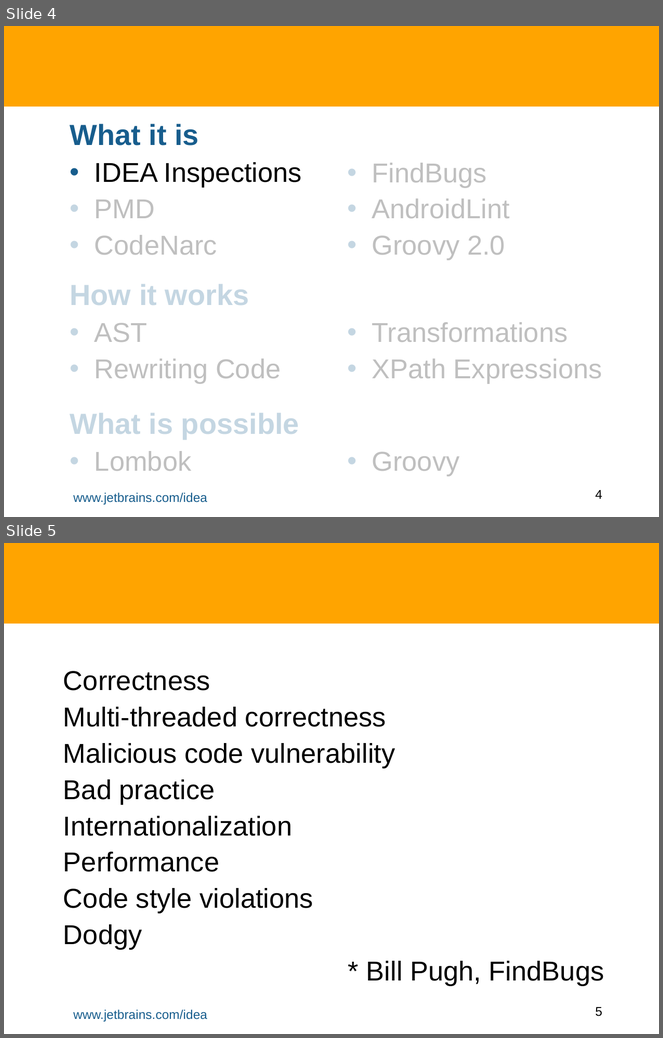
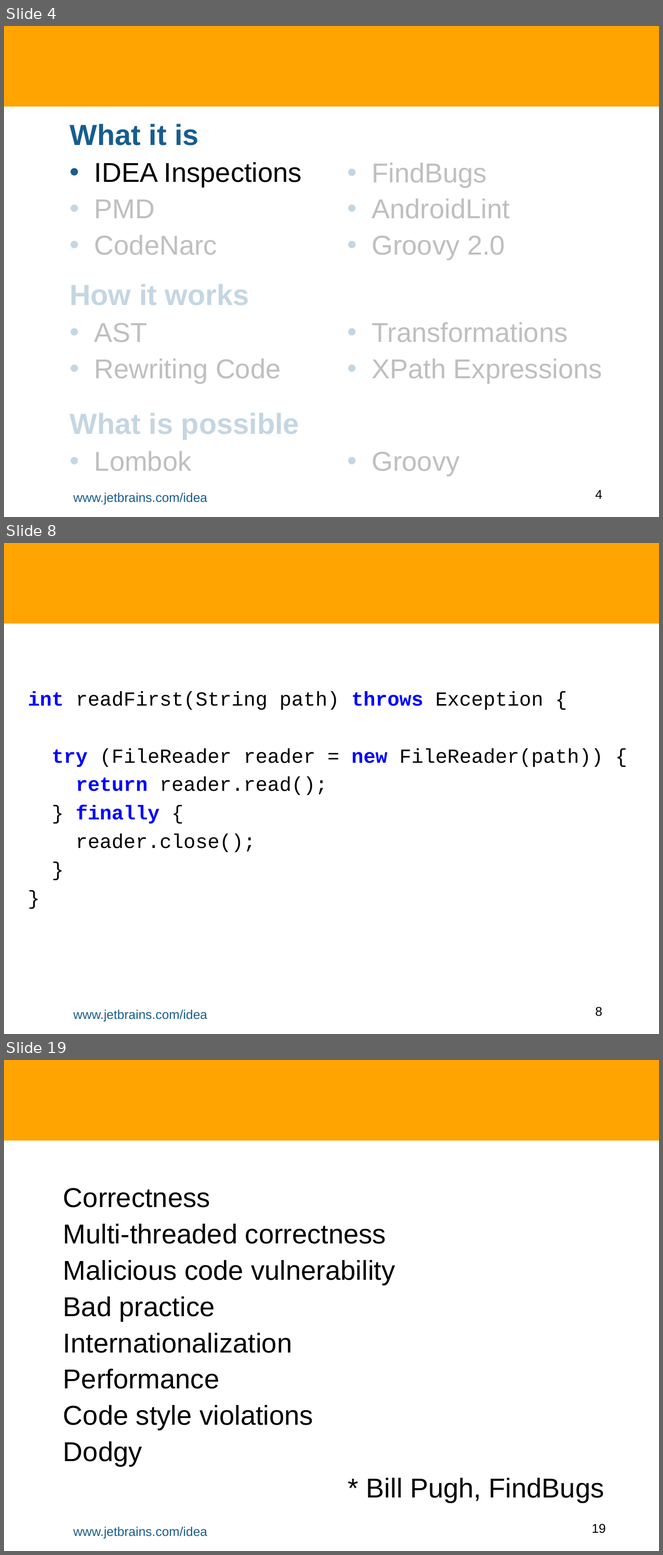
Before and after one commit to HamletDRC/presentations, a slide deck: staticanalysis/StaticAnalysisAndASTTransforms.odp. Shown one above the other, each under a label of ours: slides 4 and 5 before the commit, slides 4, 8 and 19 after it; the slides between them are not shown. The pictures are 663x1038 and 663x1555 pixels, drawn with LibreOffice and Linux fonts; fonts in the diff are those of the drawing; background and template pictures are left out. Boxes give left, top, right and bottom in pixels: in the first picture for what was removed or moved away, otherwise in the second. Text is boxed around its words. In the diff, an @@ line names an element or a change of style, - is before the commit and + after.

```diff
--- a/staticanalysis/StaticAnalysisAndASTTransforms.odp
+++ b/staticanalysis/StaticAnalysisAndASTTransforms.odp
@@ slide 8 added at [4,543,659,1034], background #FFFFFF; not listed: 3 template elements that a slide beside it also shows @@
@@ subtitle added at [28,692,604,852], 22 pt, text #000000 @@
+int readFirst(String path) throws Exception {
+try (FileReader reader = new FileReader(path)) {
+return reader.read();
+} finally {
+reader.close();
+}
+}
@@ what was slide 5 is now slide 19 @@
@@ page number at [592,1524,606,1534]: text changed @@
-5
+19
```
Also in this commit, not shown: 6 slides changed, 16 other slides added, 2 slides removed, 8 other files.
